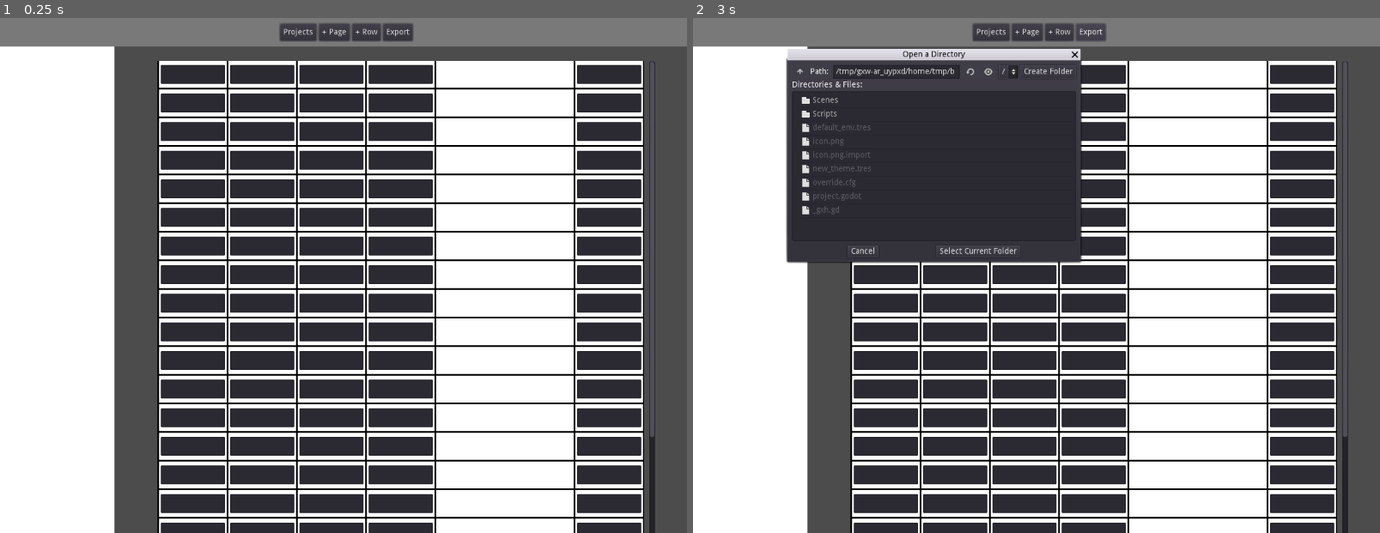
Above: before the commit, frames 1-2 (left to right).
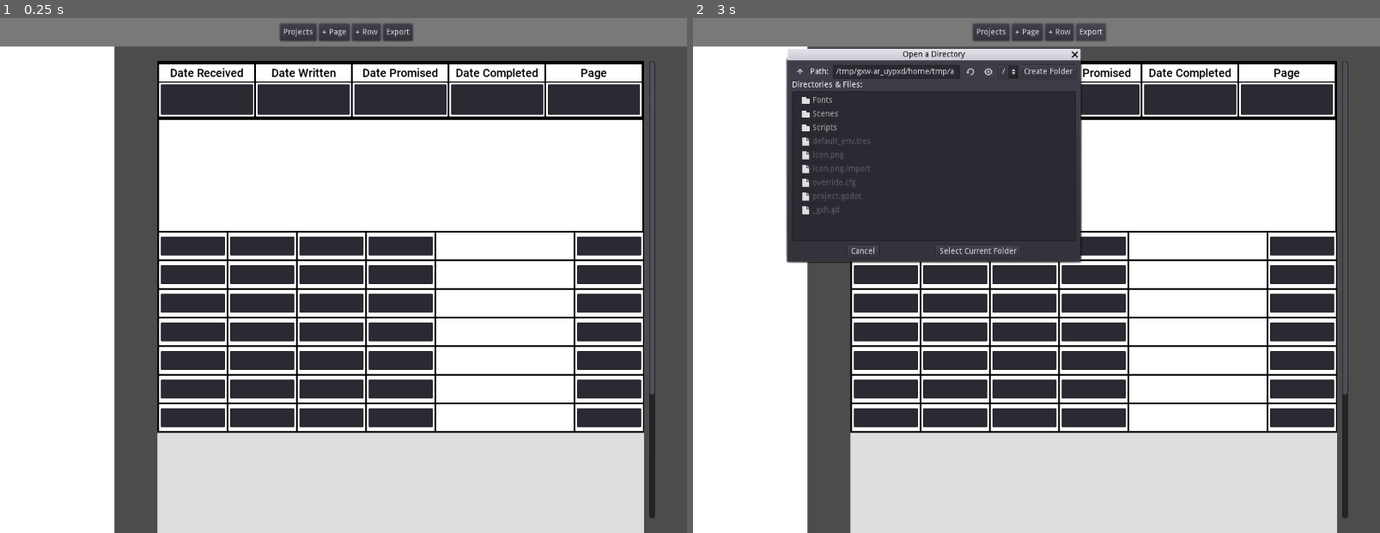
Above: after the commit, the same moments.

Repository: Ryan-Mirch/Work-Order-Creator
Game: Godot game, scene res://Scenes/Main.tscn
Two runs of this game, one before a commit and one after it. Both use one fixed random seed, a clock stepped at 60 frames per second and the inputs below.
Inputs:
- Up to frame 1 (0.25 s): no input
- Up to frame 2 (3 s): click "Projects" at 0.5 s; click "+ Page" at 1.25 s; click "+ Row" at 2 s; click "Export" at 2.75 s

The runs differ from the first frame. In frame 1, 27% of the frame differs, in the area x 22-96%, y 8-100%; in frame 2, 20%.

Commit message:
Created 1/3 of Header

Diff:
--- /dev/null
+++ b/Fonts/Roboto.tres
@@ -0,0 +1,7 @@
+[gd_resource type="DynamicFont" load_steps=2 format=2]
+
+[ext_resource path="res://Fonts/Roboto-Medium.ttf" type="DynamicFontData" id=1]
+
+[resource]
+size = 20
+font_data = ExtResource( 1 )
--- /dev/null
+++ b/Scenes/Header.tscn
@@ -0,0 +1,245 @@
+[gd_scene load_steps=2 format=2]
+
+[ext_resource path="res://Fonts/Roboto.tres" type="DynamicFont" id=1]
+
+[node name="ColorRect" type="ColorRect"]
+margin_right = 850.0
+margin_bottom = 300.0
+color = Color( 0, 0, 0, 1 )
+
+[node name="ColorRect" type="ColorRect" parent="."]
+anchor_right = 1.0
+anchor_bottom = 1.0
+margin_left = 3.0
+margin_top = 3.0
+margin_right = -3.0
+margin_bottom = -3.0
+
+[node name="VBoxContainer" type="VBoxContainer" parent="."]
+anchor_right = 1.0
+anchor_bottom = 1.0
+custom_constants/separation = -5
+
+[node name="HBoxContainer" type="HBoxContainer" parent="VBoxContainer"]
+margin_right = 850.0
+margin_bottom = 103.0
+rect_min_size = Vector2( 850, 103 )
+custom_constants/separation = -4
+
+[node name="Date Recieved" type="ColorRect" parent="VBoxContainer/HBoxContainer"]
+margin_right = 173.0
+margin_bottom = 103.0
+rect_min_size = Vector2( 173, 0 )
+color = Color( 0, 0, 0, 1 )
+
+[node name="Entry Bg" type="ColorRect" parent="VBoxContainer/HBoxContainer/Date Recieved"]
+anchor_right = 1.0
+anchor_bottom = 1.0
+margin_left = 3.0
+margin_top = 38.0
+margin_right = -3.0
+margin_bottom = -6.0
+
+[node name="Entry" type="LineEdit" parent="VBoxContainer/HBoxContainer/Date Recieved/Entry Bg"]
+anchor_right = 1.0
+anchor_bottom = 1.0
+margin_left = 3.0
+margin_top = 3.0
+margin_right = -3.0
+margin_bottom = -3.0
+custom_fonts/font = ExtResource( 1 )
+align = 1
+max_length = 15
+
+[node name="Label Bg" type="ColorRect" parent="VBoxContainer/HBoxContainer/Date Recieved"]
+editor/display_folded = true
+anchor_right = 1.0
+anchor_bottom = 1.0
+margin_left = 3.0
+margin_top = 6.0
+margin_right = -3.0
+margin_bottom = -67.0
+
+[node name="Label" type="Label" parent="VBoxContainer/HBoxContainer/Date Recieved/Label Bg"]
+anchor_right = 1.0
+anchor_bottom = 1.0
+custom_fonts/font = ExtResource( 1 )
+custom_colors/font_color = Color( 0, 0, 0, 1 )
+text = "Date Received"
+align = 1
+valign = 1
+
+[node name="Date Written" type="ColorRect" parent="VBoxContainer/HBoxContainer"]
+margin_left = 169.0
+margin_right = 342.0
+margin_bottom = 103.0
+rect_min_size = Vector2( 173, 0 )
+color = Color( 0, 0, 0, 1 )
+
+[node name="Entry Bg" type="ColorRect" parent="VBoxContainer/HBoxContainer/Date Written"]
+anchor_right = 1.0
+anchor_bottom = 1.0
+margin_left = 3.0
+margin_top = 38.0
+margin_right = -3.0
+margin_bottom = -6.0
+
+[node name="Entry" type="LineEdit" parent="VBoxContainer/HBoxContainer/Date Written/Entry Bg"]
+anchor_right = 1.0
+anchor_bottom = 1.0
+margin_left = 3.0
+margin_top = 3.0
+margin_right = -3.0
+margin_bottom = -3.0
+custom_fonts/font = ExtResource( 1 )
+align = 1
+max_length = 15
+
+[node name="Label Bg" type="ColorRect" parent="VBoxContainer/HBoxContainer/Date Written"]
+anchor_right = 1.0
+anchor_bottom = 1.0
+margin_left = 3.0
+margin_top = 6.0
+margin_right = -3.0
+margin_bottom = -67.0
+
+[node name="Label" type="Label" parent="VBoxContainer/HBoxContainer/Date Written/Label Bg"]
+anchor_right = 1.0
+anchor_bottom = 1.0
+custom_fonts/font = ExtResource( 1 )
+custom_colors/font_color = Color( 0, 0, 0, 1 )
+text = "Date Written"
+align = 1
+valign = 1
+
+[node name="Date Promised" type="ColorRect" parent="VBoxContainer/HBoxContainer"]
+margin_left = 338.0
+margin_right = 511.0
+margin_bottom = 103.0
+rect_min_size = Vector2( 173, 0 )
+color = Color( 0, 0, 0, 1 )
+
+[node name="Entry Bg" type="ColorRect" parent="VBoxContainer/HBoxContainer/Date Promised"]
+anchor_right = 1.0
+anchor_bottom = 1.0
+margin_left = 3.0
+margin_top = 38.0
+margin_right = -3.0
+margin_bottom = -6.0
+
+[node name="Entry" type="LineEdit" parent="VBoxContainer/HBoxContainer/Date Promised/Entry Bg"]
+anchor_right = 1.0
+anchor_bottom = 1.0
+margin_left = 3.0
+margin_top = 3.0
+margin_right = -3.0
+margin_bottom = -3.0
+custom_fonts/font = ExtResource( 1 )
+align = 1
+max_length = 15
+
+[node name="Label Bg" type="ColorRect" parent="VBoxContainer/HBoxContainer/Date Promised"]
+anchor_right = 1.0
+anchor_bottom = 1.0
+margin_left = 3.0
+margin_top = 6.0
+margin_right = -3.0
+margin_bottom = -67.0
+
+[node name="Label" type="Label" parent="VBoxContainer/HBoxContainer/Date Promised/Label Bg"]
+anchor_right = 1.0
+anchor_bottom = 1.0
+custom_fonts/font = ExtResource( 1 )
+custom_colors/font_color = Color( 0, 0, 0, 1 )
+text = "Date Promised"
+align = 1
+valign = 1
+
+[node name="Date Completed" type="ColorRect" parent="VBoxContainer/HBoxContainer"]
+margin_left = 507.0
+margin_right = 680.0
+margin_bottom = 103.0
+rect_min_size = Vector2( 173, 0 )
+color = Color( 0, 0, 0, 1 )
+
+[node name="Entry Bg" type="ColorRect" parent="VBoxContainer/HBoxContainer/Date Completed"]
+anchor_right = 1.0
+anchor_bottom = 1.0
+margin_left = 3.0
+margin_top = 38.0
+margin_right = -3.0
+margin_bottom = -6.0
+
+[node name="Entry" type="LineEdit" parent="VBoxContainer/HBoxContainer/Date Completed/Entry Bg"]
+anchor_right = 1.0
+anchor_bottom = 1.0
+margin_left = 3.0
+margin_top = 3.0
+margin_right = -3.0
+margin_bottom = -3.0
+custom_fonts/font = ExtResource( 1 )
+align = 1
+max_length = 15
+
+[node name="Label Bg" type="ColorRect" parent="VBoxContainer/HBoxContainer/Date Completed"]
+anchor_right = 1.0
+anchor_bottom = 1.0
+margin_left = 3.0
+margin_top = 6.0
+margin_right = -3.0
+margin_bottom = -67.0
+
+[node name="Label" type="Label" parent="VBoxContainer/HBoxContainer/Date Completed/Label Bg"]
+anchor_right = 1.0
+anchor_bottom = 1.0
+custom_fonts/font = ExtResource( 1 )
+custom_colors/font_color = Color( 0, 0, 0, 1 )
+text = "Date Completed"
+align = 1
+valign = 1
+
+[node name="Page" type="ColorRect" parent="VBoxContainer/HBoxContainer"]
+margin_left = 676.0
+margin_right = 849.0
+margin_bottom = 103.0
+rect_min_size = Vector2( 173, 0 )
+color = Color( 0, 0, 0, 1 )
+
+[node name="Entry Bg" type="ColorRect" parent="VBoxContainer/HBoxContainer/Page"]
+anchor_right = 1.0
+anchor_bottom = 1.0
+margin_left = 3.0
+margin_top = 38.0
+margin_right = -3.0
+margin_bottom = -6.0
+
+[node name="Entry" type="LineEdit" parent="VBoxContainer/HBoxContainer/Page/Entry Bg"]
+anchor_right = 1.0
+anchor_bottom = 1.0
+margin_left = 3.0
+margin_top = 3.0
+margin_right = -3.0
+margin_bottom = -3.0
+size_flags_horizontal = 4
+size_flags_vertical = 4
+custom_fonts/font = ExtResource( 1 )
+align = 1
+max_length = 15
+
+[node name="Label Bg" type="ColorRect" parent="VBoxContainer/HBoxContainer/Page"]
+editor/display_folded = true
+anchor_right = 1.0
+anchor_bottom = 1.0
+margin_left = 3.0
+margin_top = 6.0
+margin_right = -3.0
+margin_bottom = -67.0
+
+[node name="Label" type="Label" parent="VBoxContainer/HBoxContainer/Page/Label Bg"]
+anchor_right = 1.0
+anchor_bottom = 1.0
+custom_fonts/font = ExtResource( 1 )
+custom_colors/font_color = Color( 0, 0, 0, 1 )
+text = "Page"
+align = 1
+valign = 1
--- a/Scenes/Main.tscn
+++ b/Scenes/Main.tscn
@@ -1,6 +1,7 @@
-[gd_scene load_steps=5 format=2]
-
-[ext_resource path="res://Scenes/SmallRow.tscn" type="PackedScene" id=1]
+[gd_scene load_steps=6 format=2]
+
+[ext_resource path="res://Scenes/Header.tscn" type="PackedScene" id=1]
+[ext_resource path="res://Scenes/SmallRow.tscn" type="PackedScene" id=2]
 
 [sub_resource type="GDScript" id=1]
 script/source = "extends Node2D
@@ -34,7 +35,7 @@
 	HBoxBackground.rect_size.x = get_viewport().size.x + 10
 	HBox.rect_size.x = get_viewport().size.x + 10
 
-	Page.rect_size.y = get_viewport().size.y - TopBar.rect_size.y
+	Page.rect_size.y = get_viewport().size.y - TopBar.rect_size.y - 50
 
 	var page_space = get_viewport().size.x - SideBar.rect_size.x
 
@@ -115,6 +116,7 @@
 script = SubResource( 1 )
 
 [node name="Page" type="ScrollContainer" parent="."]
+editor/display_folded = true
 anchor_left = 0.5
 anchor_top = 0.5
 anchor_right = 0.5
@@ -140,113 +142,54 @@
 usage = 0
 render_target_update_mode = 3
 
+[node name="ColorRect" type="ColorRect" parent="Page/ViewportContainer/Viewport"]
+margin_right = 900.0
+margin_bottom = 1200.0
+mouse_filter = 2
+color = Color( 0.870588, 0.870588, 0.870588, 1 )
+
 [node name="VBoxContainer" type="VBoxContainer" parent="Page/ViewportContainer/Viewport"]
 margin_right = 600.0
 margin_bottom = 600.0
 mouse_filter = 2
 custom_constants/separation = 0
 
-[node name="Small Row" parent="Page/ViewportContainer/Viewport/VBoxContainer" instance=ExtResource( 1 )]
-rect_min_size = Vector2( 850, 50 )
-
-[node name="Small Row2" parent="Page/ViewportContainer/Viewport/VBoxContainer" instance=ExtResource( 1 )]
-margin_top = 50.0
-margin_bottom = 100.0
-rect_min_size = Vector2( 600, 50 )
-
-[node name="Small Row3" parent="Page/ViewportContainer/Viewport/VBoxContainer" instance=ExtResource( 1 )]
-margin_top = 100.0
-margin_bottom = 150.0
-rect_min_size = Vector2( 600, 50 )
-
-[node name="Small Row4" parent="Page/ViewportContainer/Viewport/VBoxContainer" instance=ExtResource( 1 )]
-margin_top = 150.0
-margin_bottom = 200.0
-rect_min_size = Vector2( 600, 50 )
-
-[node name="Small Row5" parent="Page/ViewportContainer/Viewport/VBoxContainer" instance=ExtResource( 1 )]
-margin_top = 200.0
-margin_bottom = 250.0
-rect_min_size = Vector2( 600, 50 )
-
-[node name="Small Row6" parent="Page/ViewportContainer/Viewport/VBoxContainer" instance=ExtResource( 1 )]
-margin_top = 250.0
-margin_bottom = 300.0
-rect_min_size = Vector2( 600, 50 )
-
-[node name="Small Row7" parent="Page/ViewportContainer/Viewport/VBoxContainer" instance=ExtResource( 1 )]
+[node name="ColorRect" parent="Page/ViewportContainer/Viewport/VBoxContainer" instance=ExtResource( 1 )]
+rect_min_size = Vector2( 850, 300 )
+
+[node name="Small Row" parent="Page/ViewportContainer/Viewport/VBoxContainer" instance=ExtResource( 2 )]
 margin_top = 300.0
 margin_bottom = 350.0
-rect_min_size = Vector2( 600, 50 )
-
-[node name="Small Row8" parent="Page/ViewportContainer/Viewport/VBoxContainer" instance=ExtResource( 1 )]
+rect_min_size = Vector2( 850, 50 )
+
+[node name="Small Row2" parent="Page/ViewportContainer/Viewport/VBoxContainer" instance=ExtResource( 2 )]
 margin_top = 350.0
 margin_bottom = 400.0
 rect_min_size = Vector2( 600, 50 )
 
-[node name="Small Row9" parent="Page/ViewportContainer/Viewport/VBoxContainer" instance=ExtResource( 1 )]
+[node name="Small Row3" parent="Page/ViewportContainer/Viewport/VBoxContainer" instance=ExtResource( 2 )]
 margin_top = 400.0
 margin_bottom = 450.0
 rect_min_size = Vector2( 600, 50 )
 
-[node name="Small Row10" parent="Page/ViewportContainer/Viewport/VBoxContainer" instance=ExtResource( 1 )]
+[node name="Small Row4" parent="Page/ViewportContainer/Viewport/VBoxContainer" instance=ExtResource( 2 )]
 margin_top = 450.0
 margin_bottom = 500.0
 rect_min_size = Vector2( 600, 50 )
 
-[node name="Small Row11" parent="Page/ViewportContainer/Viewport/VBoxContainer" instance=ExtResource( 1 )]
+[node name="Small Row5" parent="Page/ViewportContainer/Viewport/VBoxContainer" instance=ExtResource( 2 )]
 margin_top = 500.0
 margin_bottom = 550.0
 rect_min_size = Vector2( 600, 50 )
 
-[node name="Small Row12" parent="Page/ViewportContainer/Viewport/VBoxContainer" instance=ExtResource( 1 )]
+[node name="Small Row6" parent="Page/ViewportContainer/Viewport/VBoxContainer" instance=ExtResource( 2 )]
 margin_top = 550.0
 margin_bottom = 600.0
 rect_min_size = Vector2( 600, 50 )
 
-[node name="Small Row13" parent="Page/ViewportContainer/Viewport/VBoxContainer" instance=ExtResource( 1 )]
+[node name="Small Row7" parent="Page/ViewportContainer/Viewport/VBoxContainer" instance=ExtResource( 2 )]
 margin_top = 600.0
 margin_bottom = 650.0
-rect_min_size = Vector2( 600, 50 )
-
-[node name="Small Row14" parent="Page/ViewportContainer/Viewport/VBoxContainer" instance=ExtResource( 1 )]
-margin_top = 650.0
-margin_bottom = 700.0
-rect_min_size = Vector2( 600, 50 )
-
-[node name="Small Row15" parent="Page/ViewportContainer/Viewport/VBoxContainer" instance=ExtResource( 1 )]
-margin_top = 700.0
-margin_bottom = 750.0
-rect_min_size = Vector2( 600, 50 )
-
-[node name="Small Row16" parent="Page/ViewportContainer/Viewport/VBoxContainer" instance=ExtResource( 1 )]
-margin_top = 750.0
-margin_bottom = 800.0
-rect_min_size = Vector2( 600, 50 )
-
-[node name="Small Row17" parent="Page/ViewportContainer/Viewport/VBoxContainer" instance=ExtResource( 1 )]
-margin_top = 800.0
-margin_bottom = 850.0
-rect_min_size = Vector2( 600, 50 )
-
-[node name="Small Row18" parent="Page/ViewportContainer/Viewport/VBoxContainer" instance=ExtResource( 1 )]
-margin_top = 850.0
-margin_bottom = 900.0
-rect_min_size = Vector2( 600, 50 )
-
-[node name="Small Row19" parent="Page/ViewportContainer/Viewport/VBoxContainer" instance=ExtResource( 1 )]
-margin_top = 900.0
-margin_bottom = 950.0
-rect_min_size = Vector2( 600, 50 )
-
-[node name="Small Row20" parent="Page/ViewportContainer/Viewport/VBoxContainer" instance=ExtResource( 1 )]
-margin_top = 950.0
-margin_bottom = 1000.0
-rect_min_size = Vector2( 600, 50 )
-
-[node name="Small Row21" parent="Page/ViewportContainer/Viewport/VBoxContainer" instance=ExtResource( 1 )]
-margin_top = 1000.0
-margin_bottom = 1050.0
 rect_min_size = Vector2( 600, 50 )
 
 [node name="Side Bar" type="ColorRect" parent="."]
@@ -260,6 +203,7 @@
 mouse_filter = 0
 
 [node name="Top Bar" type="ViewportContainer" parent="."]
+editor/display_folded = true
 margin_right = 1195.0
 margin_bottom = 50.0
 rect_min_size = Vector2( 850, 50 )
--- a/Scenes/SmallRow.tscn
+++ b/Scenes/SmallRow.tscn
@@ -13,6 +13,7 @@
 mouse_filter = 2
 
 [node name="HBoxContainer" type="HBoxContainer" parent="."]
+editor/display_folded = true
 margin_right = 850.0
 margin_bottom = 50.0
 rect_min_size = Vector2( 50, 50 )
--- a/new_theme.tres
+++ /dev/null
@@ -1,4 +0,0 @@
-[gd_resource type="Theme" format=2]
-
-[resource]
-ScrollContainer/styles/bg = null
Binary file added: Fonts/Roboto-Medium.ttf
Not shown: 1 places in Scenes/Main.tscn that only renumber resources
